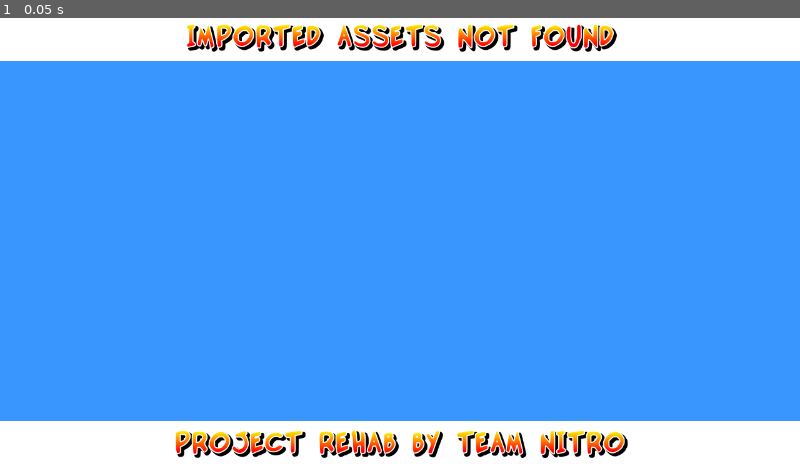
Above: before the commit, frame 1.
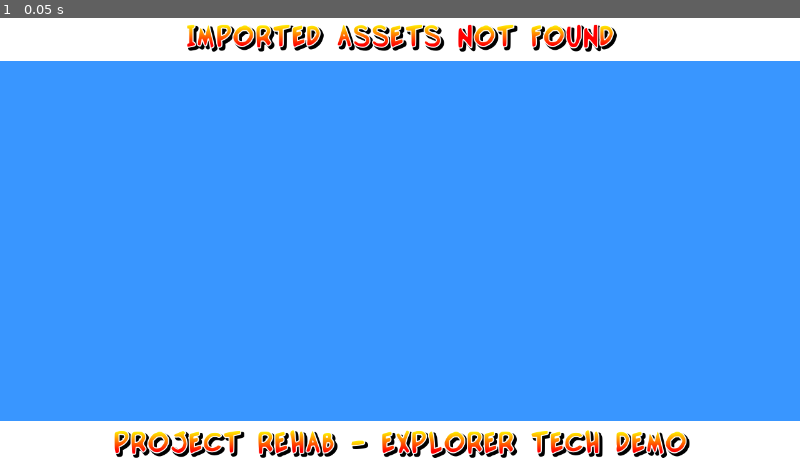
Above: after the commit, the same moment.

Repository: TheBetaM/Rehab
Game: Godot game, scene res://assets/scenes/RehabSceneRoot.tscn
The game is run twice, just before and just after one commit, with the same random seed, the same clock (stepped at 60 frames per second) and the same inputs.
Inputs:
- Up to frame 1 (0.05 s): no input

The runs differ from the first frame. In frame 1, 3.2% of the frame differs, in the area x 14-87%, y 1-99%.

Commit message:
Fix cam/anim breaking when crossing chunks

Diff:
--- a/assets/frontend/FE_LevelSelect.tscn
+++ b/assets/frontend/FE_LevelSelect.tscn
@@ -53,7 +53,7 @@
 offset_top = -52.0
 grow_horizontal = 2
 grow_vertical = 0
-text = "project rehab by team nitro"
+text = "project rehab - explorer tech demo"
 
 [node name="ScrollContainer" type="ScrollContainer" parent="."]
 layout_mode = 0
--- a/code/ALab/Agent.gd
+++ b/code/ALab/Agent.gd
@@ -101,13 +101,16 @@
 		SubModels[ogi].process_mode = Node.PROCESS_MODE_INHERIT
 		ActiveModel = ogi
 	if (animName != null):
-		ActiveAnim = slot
 		var animPlayer : AnimationPlayer = SubModels[ogi].get_node("AnimationPlayer")
 		if (loop):
 			animPlayer.get_animation(animName).loop_mode = Animation.LOOP_LINEAR
 		else:
 			animPlayer.get_animation(animName).loop_mode = Animation.LOOP_NONE
-		animPlayer.play(animName)
+		if (ActiveAnim == -1):
+			animPlayer.play(animName)
+		else:
+			animPlayer.play(animName, 0.25)
+		ActiveAnim = slot
 
 func DoSound(slot : int):
 	if (Sounds[slot]):
--- a/code/ALab/AgentCharacter.gd
+++ b/code/ALab/AgentCharacter.gd
@@ -117,7 +117,7 @@
 	physCam.camTarget = physBody
 	var animPlayer : AnimationPlayer = SubModels[0].get_node("AnimationPlayer")
 	var armature = charBody.get_node("Armature")
-	animPlayer.root_node = armature.get_path()
+	animPlayer.root_node = NodePath("../" + charBody.name + "/Armature")
 	DoAnimation(8, true)
 
 func _exit_tree():
--- a/code/Frontend/LoadingVisuals.gd
+++ b/code/Frontend/LoadingVisuals.gd
@@ -5,3 +5,16 @@
 
 func UpdateVisuals():
 	$LabelLevelName.text = RehabSceneRoot.Root.LoadingChunkName
+
+func AnimIn():
+	UpdateVisuals()
+	modulate.a = 1.0
+	#modulate.a = 0.0
+	#var mTween = create_tween();
+	#mTween.tween_property(self, "modulate:a", 1.0, 0.5)
+	visible = true
+
+func AnimOut():
+	modulate.a = 1.0
+	var mTween = create_tween();
+	mTween.tween_property(self, "modulate:a", 0.0, 0.5)
--- a/code/Game/RehabSceneRoot.gd
+++ b/code/Game/RehabSceneRoot.gd
@@ -27,8 +27,7 @@
 	LoadingChunkName = path.split("/")[-1].trim_suffix(".tscn")
 	PlayerCam.FullReset()
 	FreeLookCam.FullReset()
-	$Loading.UpdateVisuals()
-	$Loading.visible = true
+	$Loading.AnimIn()
 	$Loading.process_mode = Node.PROCESS_MODE_INHERIT
 	ResourceLoader.load_threaded_request(path)
 	while ResourceLoader.load_threaded_get_status(path) == ResourceLoader.THREAD_LOAD_IN_PROGRESS:
@@ -53,9 +52,12 @@
 			SkydomePath = skypath
 			Skydome = sky.instantiate()
 			add_child(Skydome)
+		await get_tree().create_timer(1.0).timeout
+		$Loading.AnimOut()
+		await get_tree().create_timer(0.5).timeout
 		$Loading.visible = false
 		$Loading.process_mode = Node.PROCESS_MODE_DISABLED
-		await get_tree().create_timer(5.0).timeout
+		await get_tree().create_timer(3.5).timeout
 		if (AgentCharacter.activeCharacter == null):
 			printerr("LEVEL LOADED WITH NO CHARACTER")
 			ExitLevel()
@@ -109,6 +111,7 @@
 	var ChunkOffset = chunk.global_position;
 	for c in Chunks:
 		c.global_position += -ChunkOffset
+	PlayerCam.global_position += -ChunkOffset
 
 	# Disabling links of chunk that we're exiting
 	for i  in OldChunk.Links:
